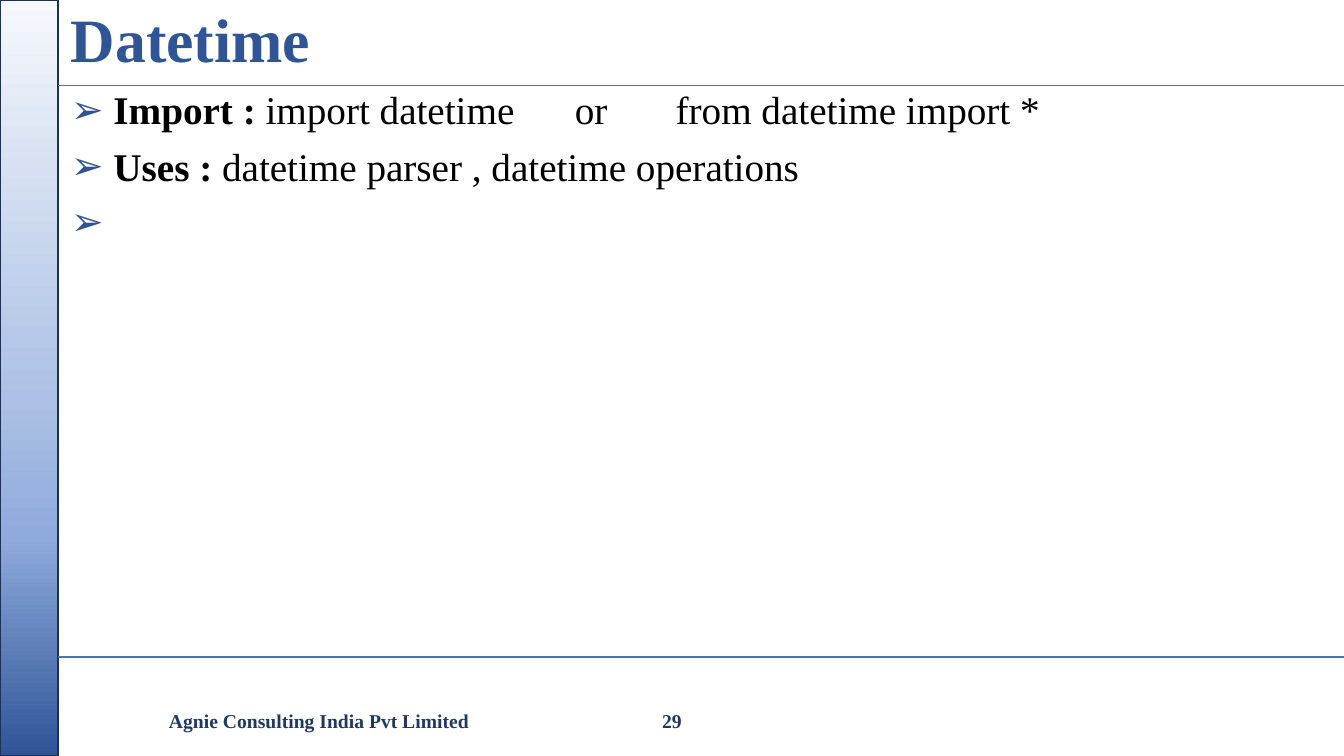
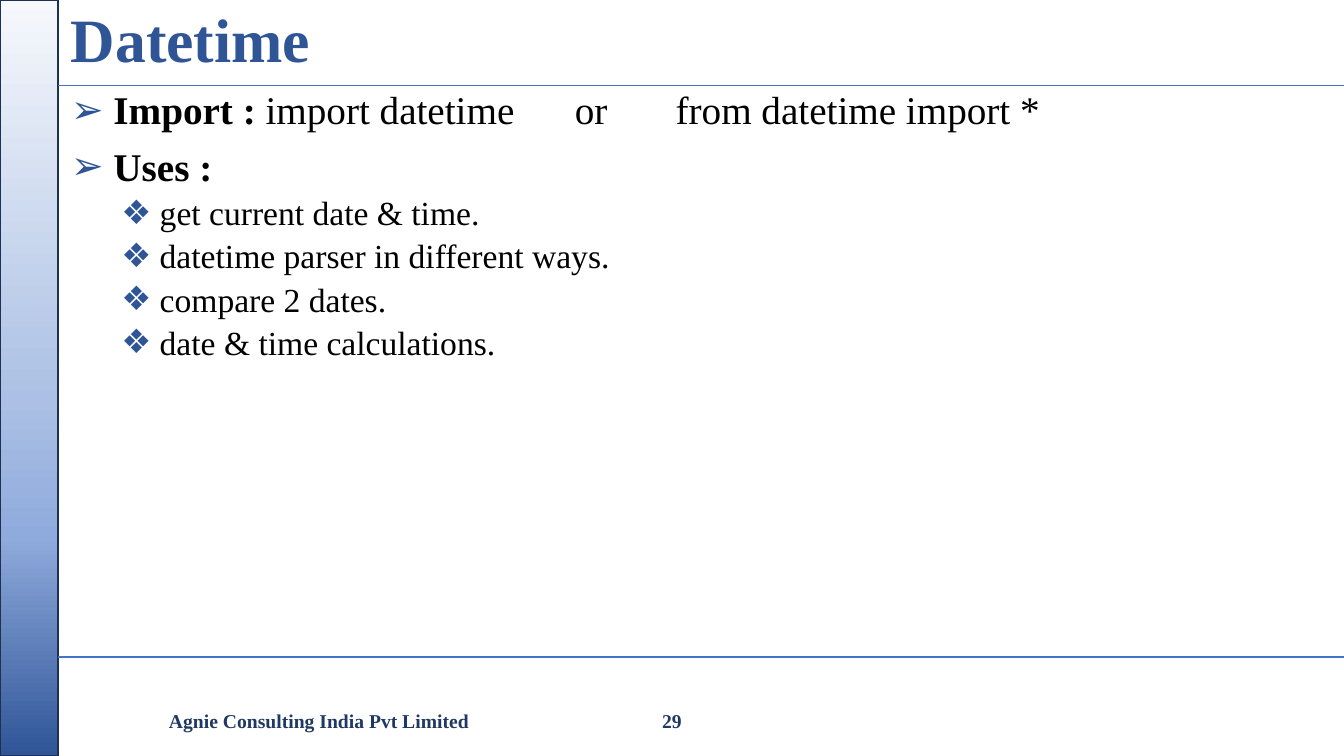
Before and after one commit to nikishdaniel1-del/Python-Cls, a slide deck: slide 29 of python class/Python Class.pptx. Drawn at 1344x756 pixels with LibreOffice and Linux fonts; fonts in the diff are those of the drawing; background and template pictures are left out. Boxes give left, top, right and bottom in pixels: in the first picture for what was removed or moved away, otherwise in the second. Text is boxed around its words. In the diff, an @@ line names an element or a change of style, - is before the commit and + after.

```diff
--- a/python class/Python Class.pptx
+++ b/python class/Python Class.pptx
@@ text at (x1=160, y1=201, x2=609, y2=356): text changed; size 28 to 24 pt @@
-➢ Uses : datetime parser , datetime operations
+➢ Uses :
+  ❖ get current date & time.
+  ❖ datetime parser in different ways.
+  ❖ compare 2 dates.
+  ❖ date & time calculations.
```
Also in this commit, not shown: 9 other slides changed, 1 other file.
